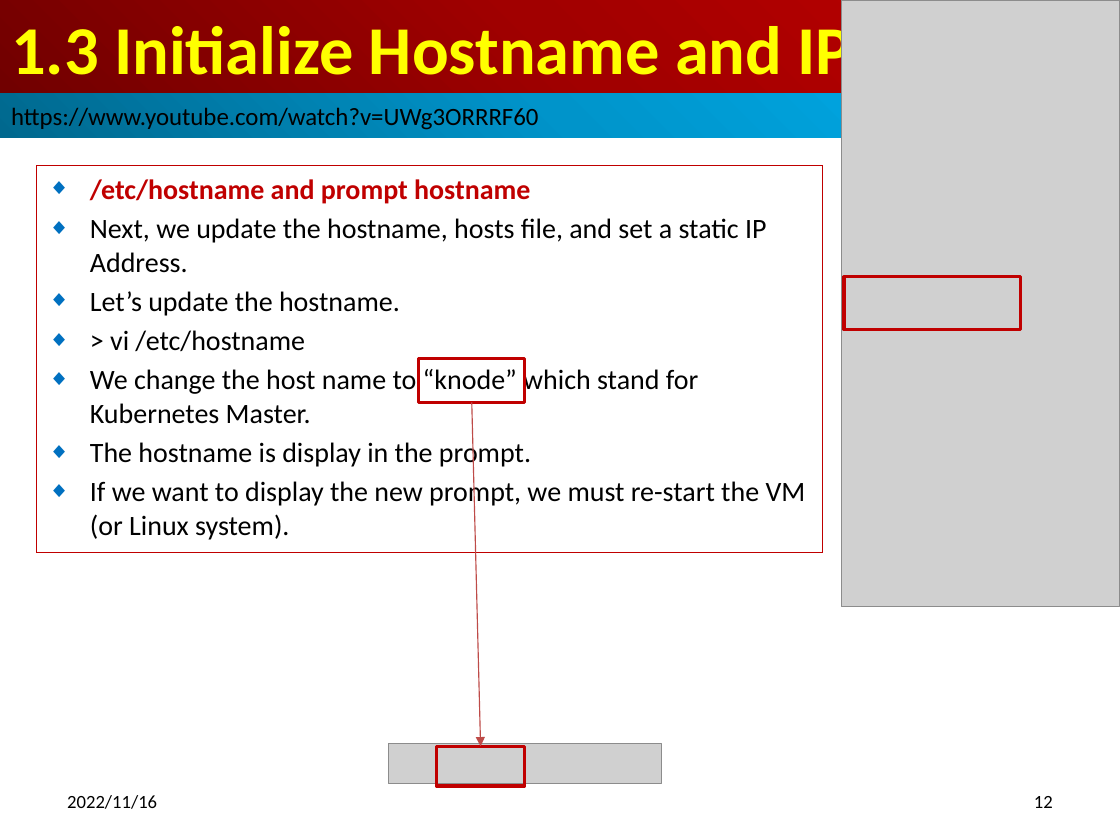
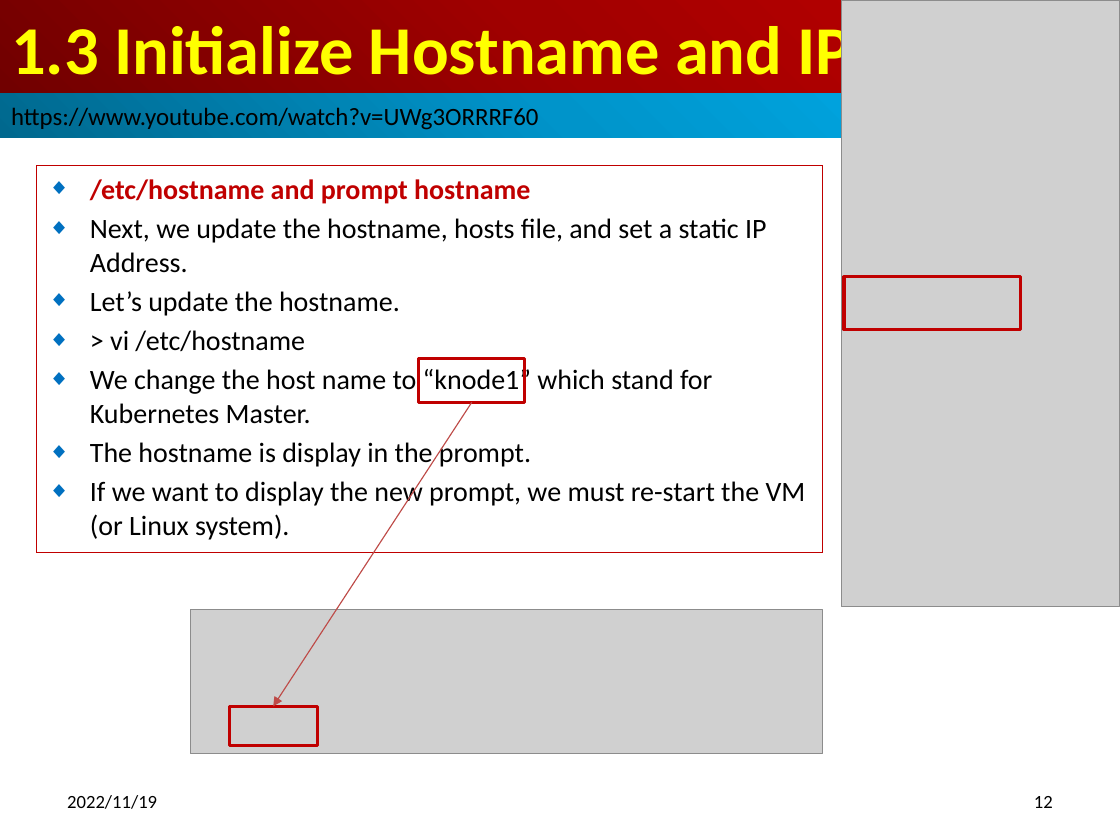
Before and after one commit to peterhchen/900_Kubernetes, a slide deck: slide 12 of 001_01_Install_MS_P02_Slave.pptx. Drawn at 1120x840 pixels with LibreOffice and Linux fonts; fonts in the diff are those of the drawing; grey boxes stand for pictures. Boxes give left, top, right and bottom in pixels: in the first picture for what was removed or moved away, otherwise in the second. Text is boxed around its words. In the diff, an @@ line names an element or a change of style, - is before the commit and + after.

```diff
--- a/001_01_Install_MS_P02_Slave.pptx
+++ b/001_01_Install_MS_P02_Slave.pptx
@@ subtitle at [90, 366, 712, 424]: text changed @@
-◆ We change the host name to “knode” which stand for Kubernetes Master.
+◆ We change the host name to “knode1” which stand for Kubernetes Master.
@@ arrow moved from (472, 402) - (480, 746) to (472, 402) - (273, 707) @@
@@ picture added at [190, 609, 823, 754] @@
@@ rectangle: place and size @@
-rectangle at [437, 746, 525, 785]
+rectangle at [230, 707, 318, 746]
@@ picture removed at [389, 744, 662, 783] @@
@@ text at [67, 795, 157, 809]: text changed @@
-2022/11/16
+2022/11/19
```
Also in this commit, not shown: 29 other slides changed, 1 slide added.
